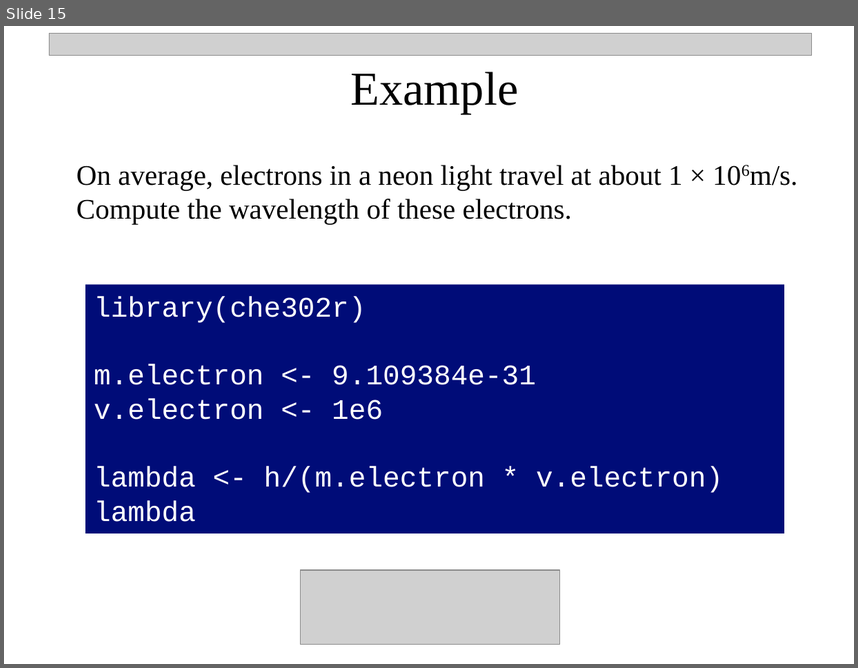
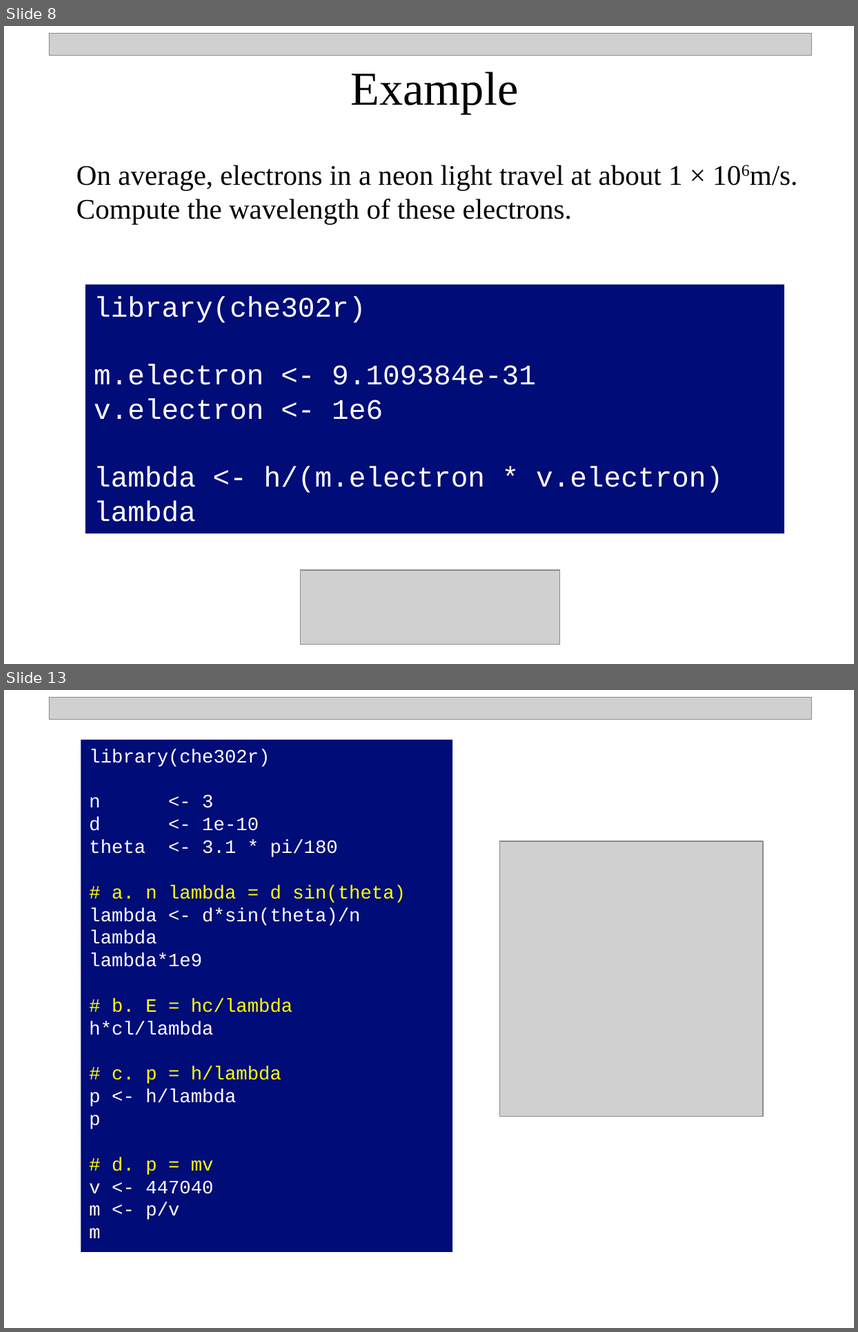
Before and after one commit to npetraco/CHE302, a slide deck: Notes/3_Quantum_TheoryII.pptx. Shown one above the other, each under a label of ours: slide 15 before the commit, slides 8 and 13 after it; the slides between them are not shown. The pictures are 858x668 and 858x1332 pixels, drawn with LibreOffice and Linux fonts; fonts in the diff are those of the drawing; grey boxes stand for pictures. Boxes give left, top, right and bottom in pixels: in the first picture for what was removed or moved away, otherwise in the second. Text is boxed around its words. In the diff, an @@ line names an element or a change of style, - is before the commit and + after.

```diff
--- a/Notes/3_Quantum_TheoryII.pptx
+++ b/Notes/3_Quantum_TheoryII.pptx
@@ slide 13 added at (x1=4, y1=690, x2=854, y2=1328), background #FFFFFF @@
@@ picture added at (x1=49, y1=697, x2=811, y2=719) @@
@@ rectangle added at (x1=81, y1=739, x2=452, y2=1251), fill #000C78, 16 pt, text #FFFFFF @@
+library(che302r)
+n <- 3
+d <- 1e-10
+theta <- 3.1 * pi/180
+# a. n lambda = d sin(theta)
+lambda <- d*sin(theta)/n
+lambda
+lambda*1e9
+# b. E = hc/lambda
+h*cl/lambda
+# c. p = h/lambda
+p <- h/lambda
+p
+# d. p = mv
+v <- 447040
+m <- p/v
+m
@@ picture added at (x1=499, y1=841, x2=763, y2=1116) @@
@@ what was slide 15 is now slide 8 @@
```
Also in this commit, not shown: 4 slides changed, 4 other slides added, 4 other files.
